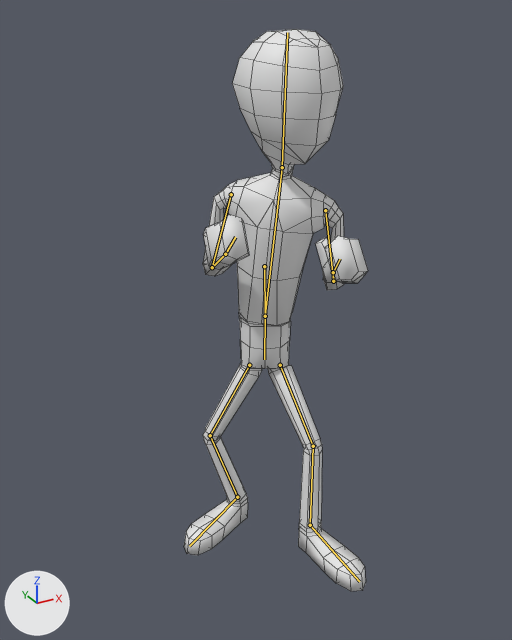
The Blender file UnityProject/Assets/Raw/Graphics/Models/Blend/Actor.blend: old version first, new version second.
Rendered twice from a 50 mm camera at (-0.921, -1.621, 1.535) aimed at (-0.086, -0.103, 0.776). Lighting does not change. The marker at lower left points along +X, +Y and +Z. Both versions are drawn at frame 0 of the action 'Idle'; the numbers are the values there. The bones that bend it are drawn over the model as lines. Mesh edges are drawn as thin lines.

In view in the first picture: 'Actor'.
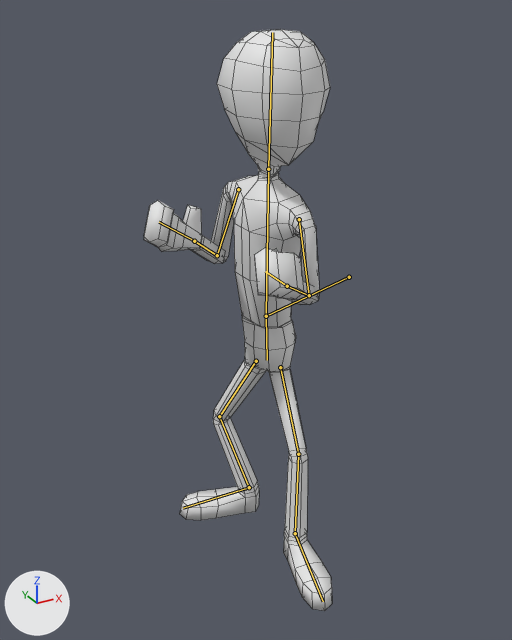
Boxes (x1, y1, x2, y2) around the edits, measured in the pictures (512 x 640 px):
'Actor', posed: before (184, 29, 368, 591); after (144, 29, 332, 611)
bone 'Root', root to tip: before (264, 266) to (265, 316); after (349, 277) to (266, 316)
bone 'Head', root to tip: before (282, 167) to (287, 32); after (268, 169) to (272, 32)
bone 'LowerArm.L', root to tip: before (333, 281) to (333, 272); after (309, 295) to (287, 286)
bone 'UpperLeg.L', root to tip: before (280, 365) to (313, 446); after (280, 367) to (298, 454)

What the commit changed:
Bone 'Root' (bone_root) moves from (0.21, 0.055, 0.052) to (0.402, 0.278, 0.052).
Bone 'Root' (bone_root) turns from (0, 0, 29) to (0, 0, 69) degrees about its own x, y and z.
Bone 'Head' (bone_head) moves from (0.0, 0.0, 0.0) to (0.008, -0.004, -0.034).
Bone 'Head' (bone_head) turns from (-9, 39, -1) to (-31, 74, -24) degrees about its own x, y and z.
Bone 'LowerArm.L' (bone_lowerarm_l) moves from (0.0, 0.0, 0.0) to (0.063, 0.006, 0.025).
Bone 'LowerArm.L' (bone_lowerarm_l) turns from (-19, 24, 117) to (-41, 29, 106) degrees about its own x, y and z.
Bone 'UpperLeg.L' (bone_upperleg_l) moves from (0.0, 0.0, 0.0) to (0.015, 0.0, 0.008).
Bone 'UpperLeg.L' (bone_upperleg_l) turns from (-22, -15, 36) to (-36, -31, 41) degrees about its own x, y and z.
